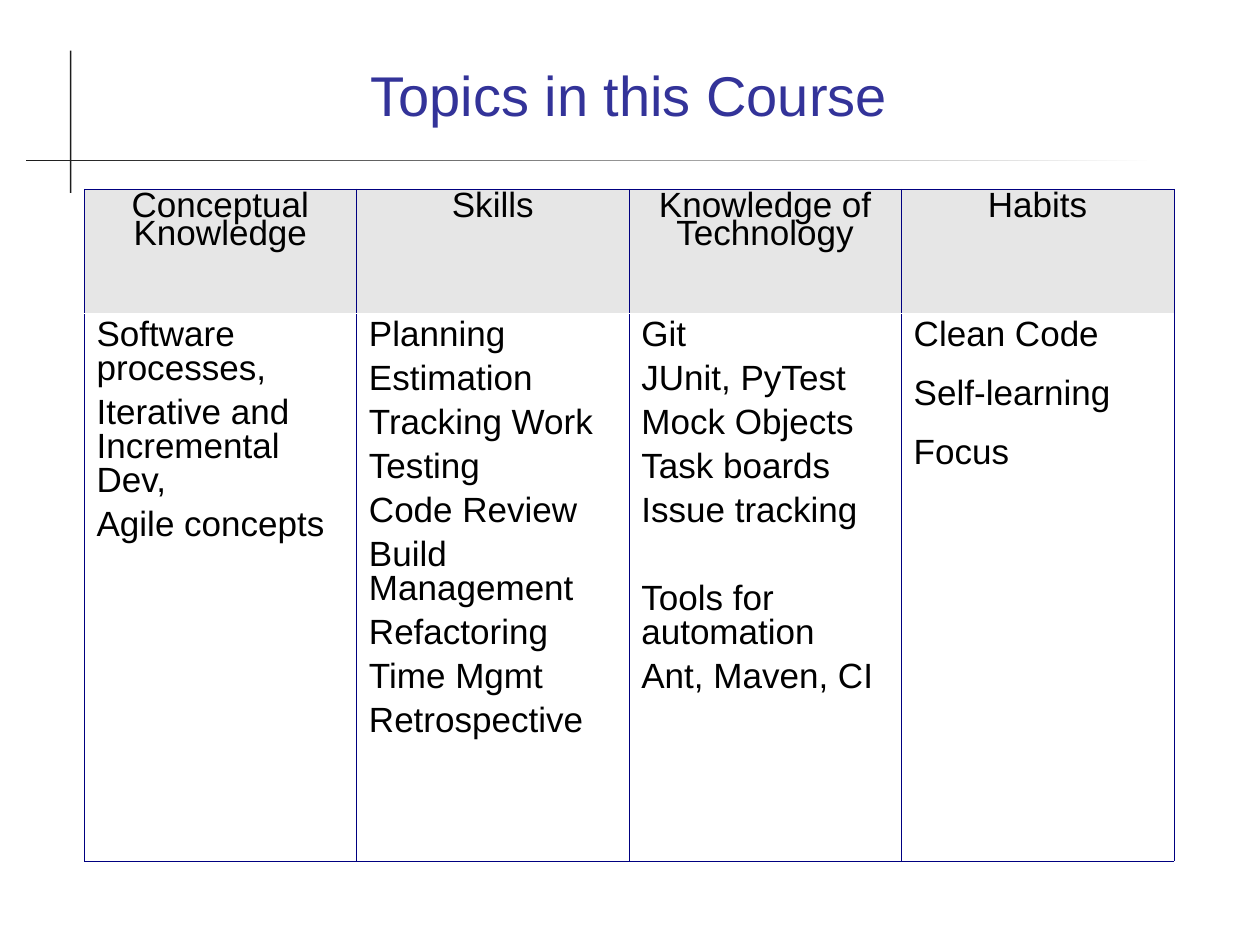
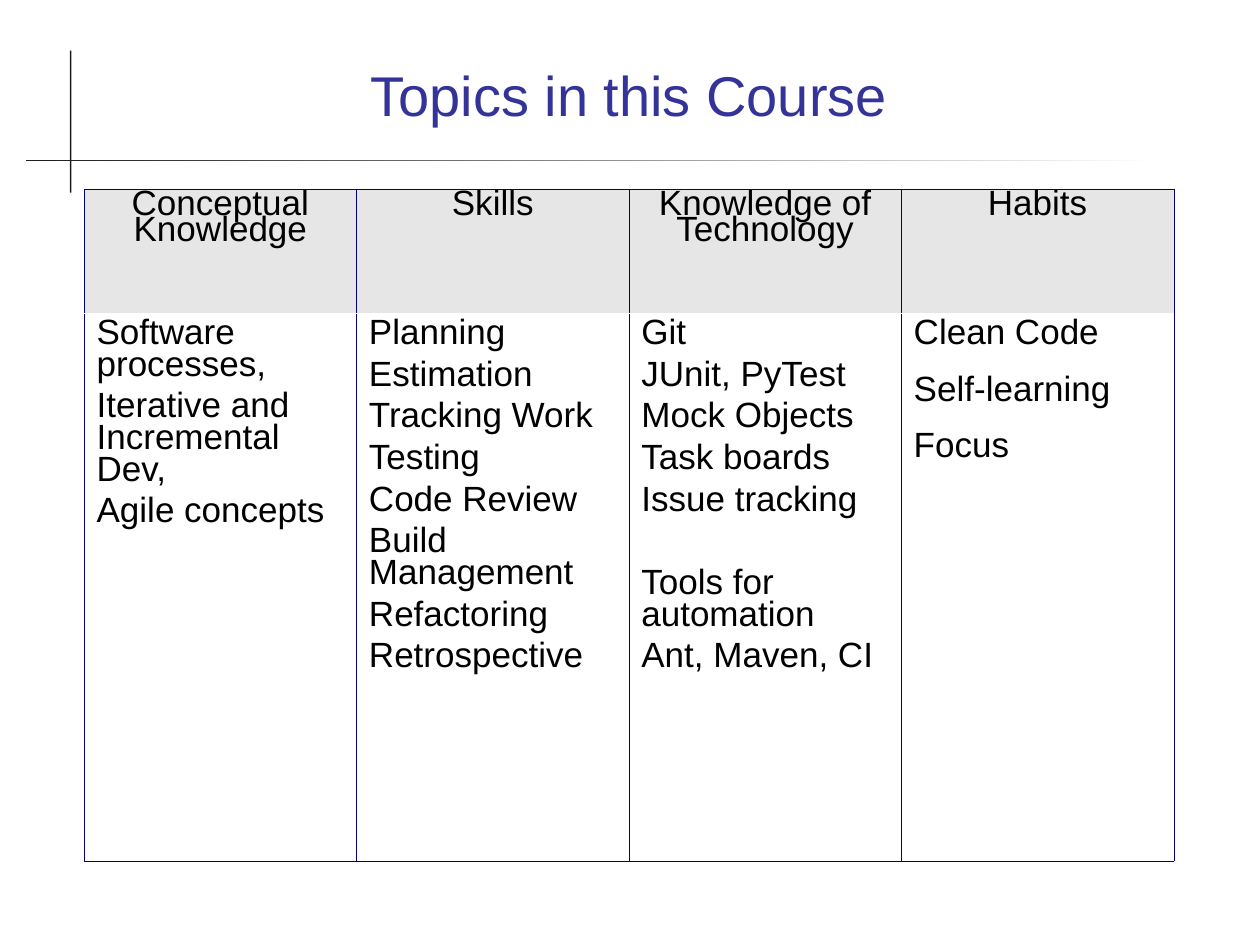
Before and after one commit to cpske/ISP, a slide deck: slide 4 of intro/Introduction-to-Course.ppt. Drawn at 1260x945 pixels with LibreOffice and Linux fonts; fonts in the diff are those of the drawing. Boxes give left, top, right and bottom in pixels: in the first picture for what was removed or moved away, otherwise in the second. Text is boxed around its words. In the diff, an @@ line names an element or a change of style, - is before the commit and + after.

```diff
--- a/intro/Introduction-to-Course.ppt
+++ b/intro/Introduction-to-Course.ppt
@@ table at (84,189,1173,861) @@
-row 2, column 2: Planning / Estimation / Tracking Work / Testing / Code Review / Build Management / Refactoring / Time Mgmt / Retrospective
+row 2, column 2: Planning / Estimation / Tracking Work / Testing / Code Review / Build Management / Refactoring / Retrospective
@@ line spacing 0.71 to 0.66 @@
@@ line spacing 0.87 to 0.81 @@
```
Also in this commit, not shown: 8 other slides changed, 21 other files.
